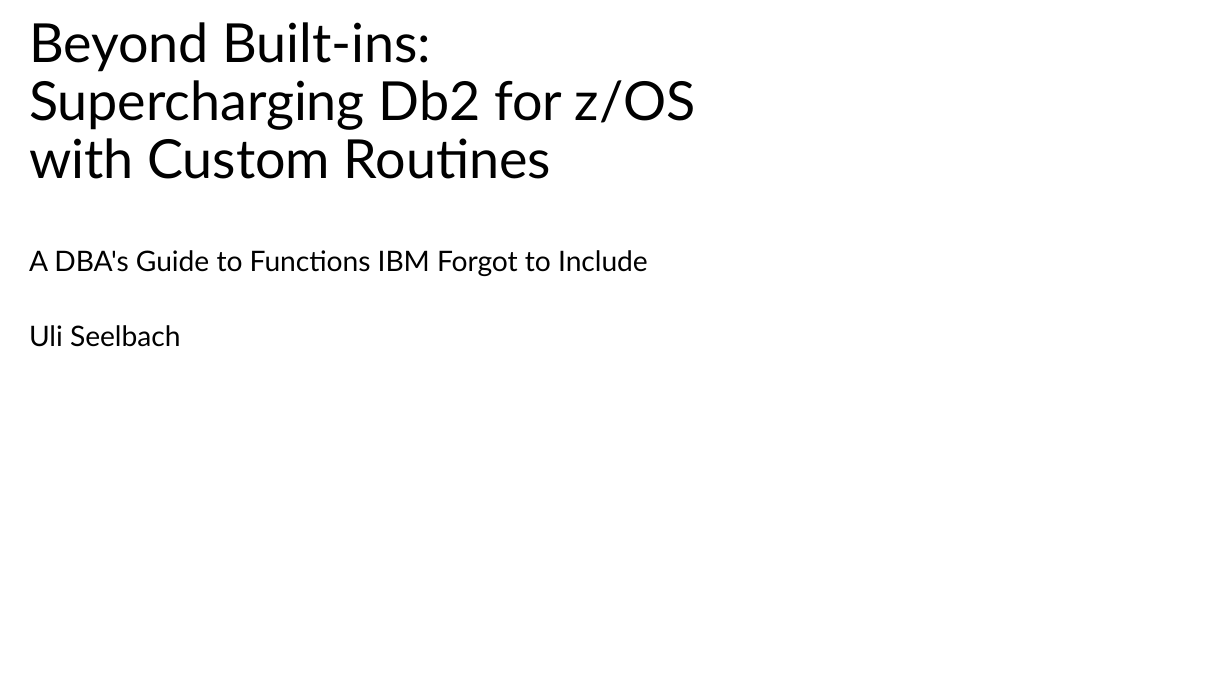
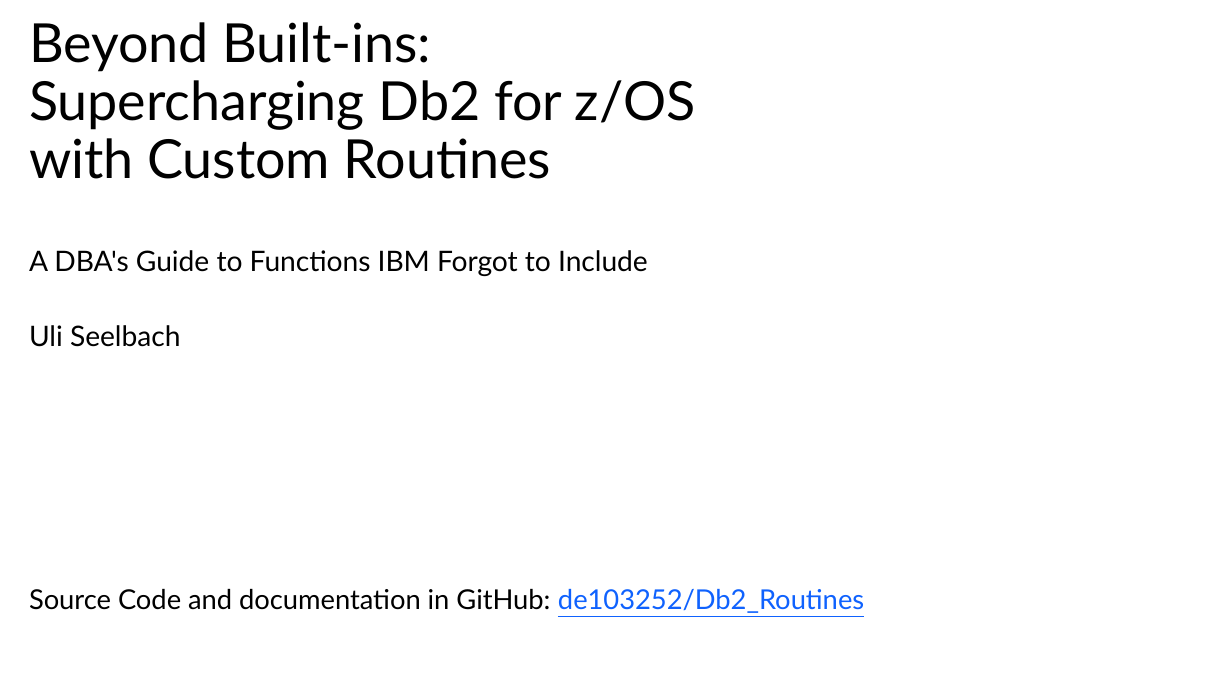
Before and after one commit to de103252/Db2_Routines, a slide deck: slide 1 of Db2 Routines Presentation.pptx. Drawn at 1232x693 pixels with LibreOffice and Linux fonts; fonts in the diff are those of the drawing; background and template pictures are left out. Boxes give left, top, right and bottom in pixels: in the first picture for what was removed or moved away, otherwise in the second. Text is boxed around its words. In the diff, an @@ line names an element or a change of style, - is before the commit and + after.

Commit message:
docs: update Db2 routines presentation

```diff
--- a/Db2 Routines Presentation.pptx
+++ b/Db2 Routines Presentation.pptx
@@ text added at box(29, 589, 864, 613), 16 pt, text #000000 @@
+Source Code and documentation in GitHub: de103252/Db2_Routines
```
Also in this commit, not shown: 1 other slide changed, 1 slide added, 8 slides removed.
